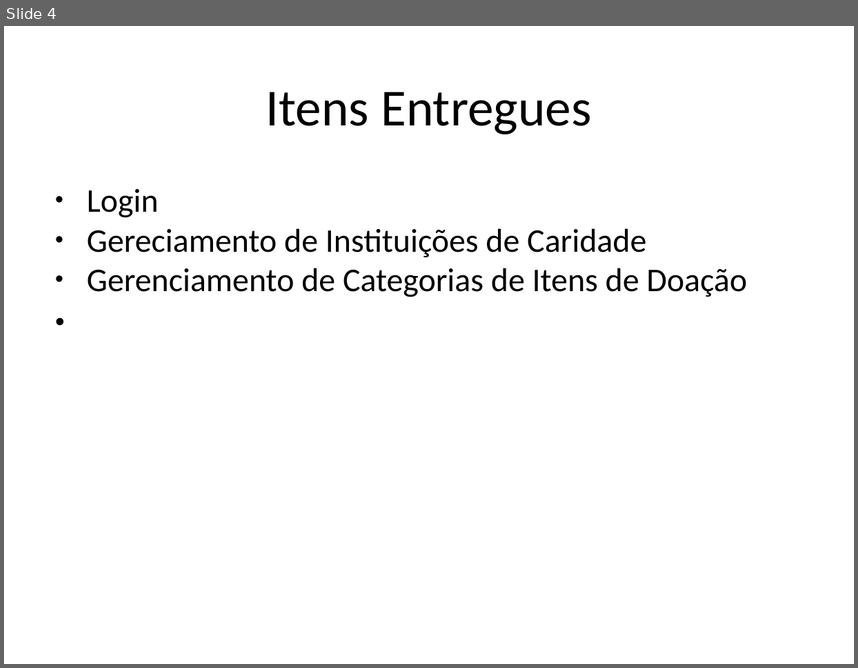
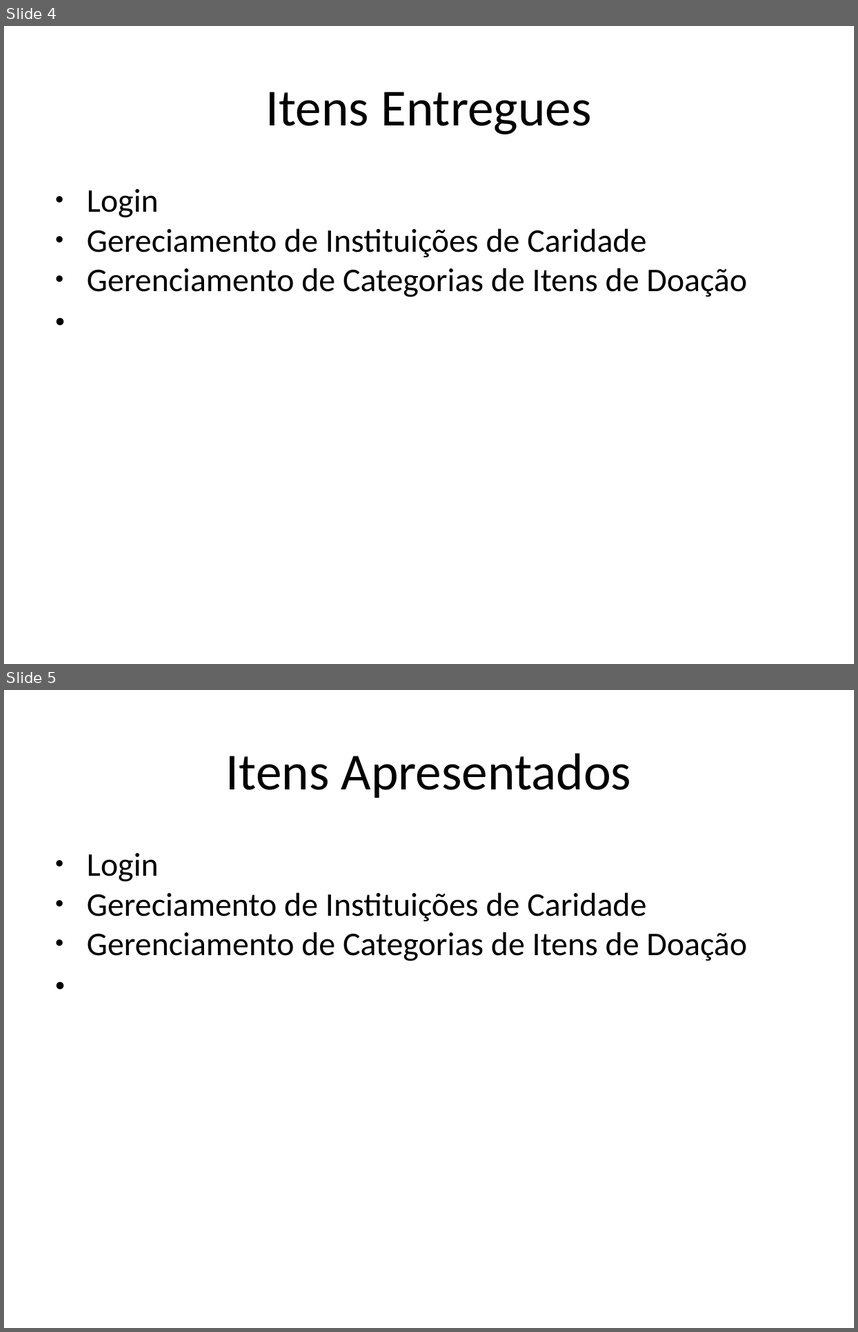
Before and after one commit to AjudeMais/ajudeMais-Projeto, a slide deck: Projeto-AjudeMais/002-Acompanhamento/Iteracao-01/ADR - apresentacao de resultados-IT01.pptx. Shown one above the other, each under a label of ours: slide 4 before the commit, slides 4 and 5 after it. The pictures are 858x668 and 858x1332 pixels, drawn with LibreOffice and Linux fonts; fonts in the diff are those of the drawing. Boxes give left, top, right and bottom in pixels: in the first picture for what was removed or moved away, otherwise in the second. Text is boxed around its words. In the diff, an @@ line names an element or a change of style, - is before the commit and + after.

```diff
--- a/Projeto-AjudeMais/002-Acompanhamento/Iteracao-01/ADR - apresentacao de resultados-IT01.pptx
+++ b/Projeto-AjudeMais/002-Acompanhamento/Iteracao-01/ADR - apresentacao de resultados-IT01.pptx
@@ slide 5 added at (4,690,854,1328), background #FFFFFF @@
@@ text added at (226,753,632,798), 44 pt, text #000000 @@
+Itens Apresentados
@@ text added at (87,853,747,961), 28 pt, text #000000 @@
+● Login
+● Gereciamento de Instituições de Caridade
+● Gerenciamento de Categorias de Itens de Doação
```
Also in this commit, not shown: 1 slide changed, 1 other slide added, 1 slide removed, 9 other files.
